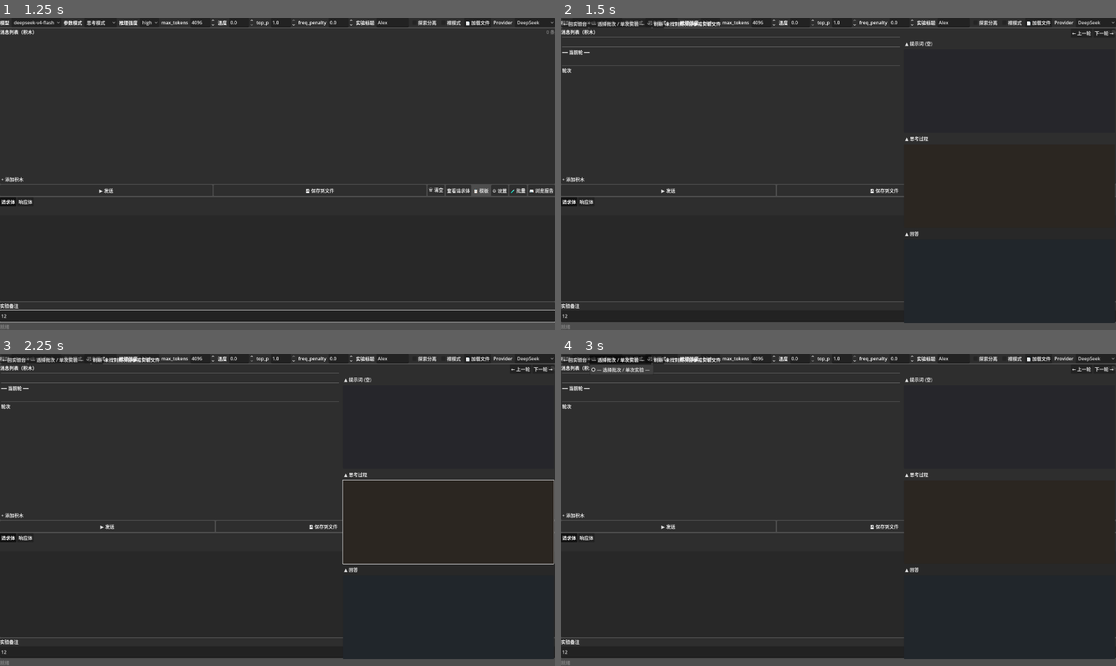
Above: before the commit, frames 1-4 (two rows, left to right).
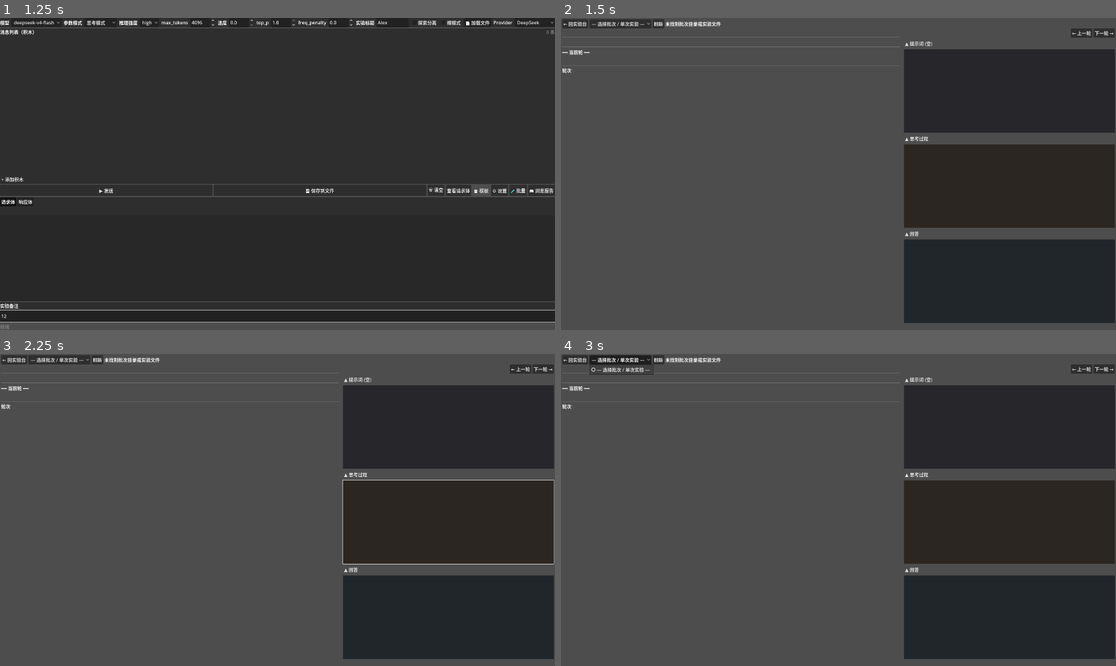
Above: after the commit, the same moments.

Repository: fkyah3/experiment-console
Game: Godot game, scene res://scenes/ExperimentPanel.tscn
The game is run twice, just before and just after one commit, with the same random seed, the same clock (stepped at 60 frames per second) and the same inputs.
Inputs (mouse positions are in pixels of both pictures, inside the frame that each line leads up to):
- Up to frame 1 (1.25 s): click (394, 21) at 0.52 s; type "Alex" at 0.6 s; click (277, 317) at 0.75 s; type "12" at 0.83 s
- Up to frame 2 (1.5 s): click "📖 浏览报告" at 1.25 s
- Up to frame 3 (2.25 s): click (543, 525) at 2 s, where only the run before the commit has a clickable "🔬 实验台"
- Up to frame 4 (3 s): click (599, 357) at 2.75 s, where only the run before the commit has a clickable "deepseek-v4-flash"

Frame 1 is identical in both runs. In frame 2, 64% of the frame differs, in the area x 0-100%, y 0-100%; in frame 3, 64%; in frame 4, 64%.

Commit message:
fix: _toggle_reader 未隐藏主界面导致半透明覆盖
重写时漏了 old _toggle_reader 中的 main_content.visible = showing_reader，
导致切换到浏览报告时主内容区和报告同时显示，报告呈半透明叠加状态。

Diff:
--- a/scripts/ExperimentPanel.gd
+++ b/scripts/ExperimentPanel.gd
@@ -838,8 +838,12 @@
 
 
 func _toggle_reader() -> void:
+	var main_content := $VBox
+	if main_content == null or batch_reader == null:
+		return
 	var showing_reader: bool = batch_reader.visible
 	batch_reader.visible = not showing_reader
+	main_content.visible = showing_reader
 	reader_btn.text = "🔬 实验台" if batch_reader.visible else "📖 浏览报告"
 	if batch_reader.visible:
 		batch_reader.set_experiments_dir(_config.experiments_path)
